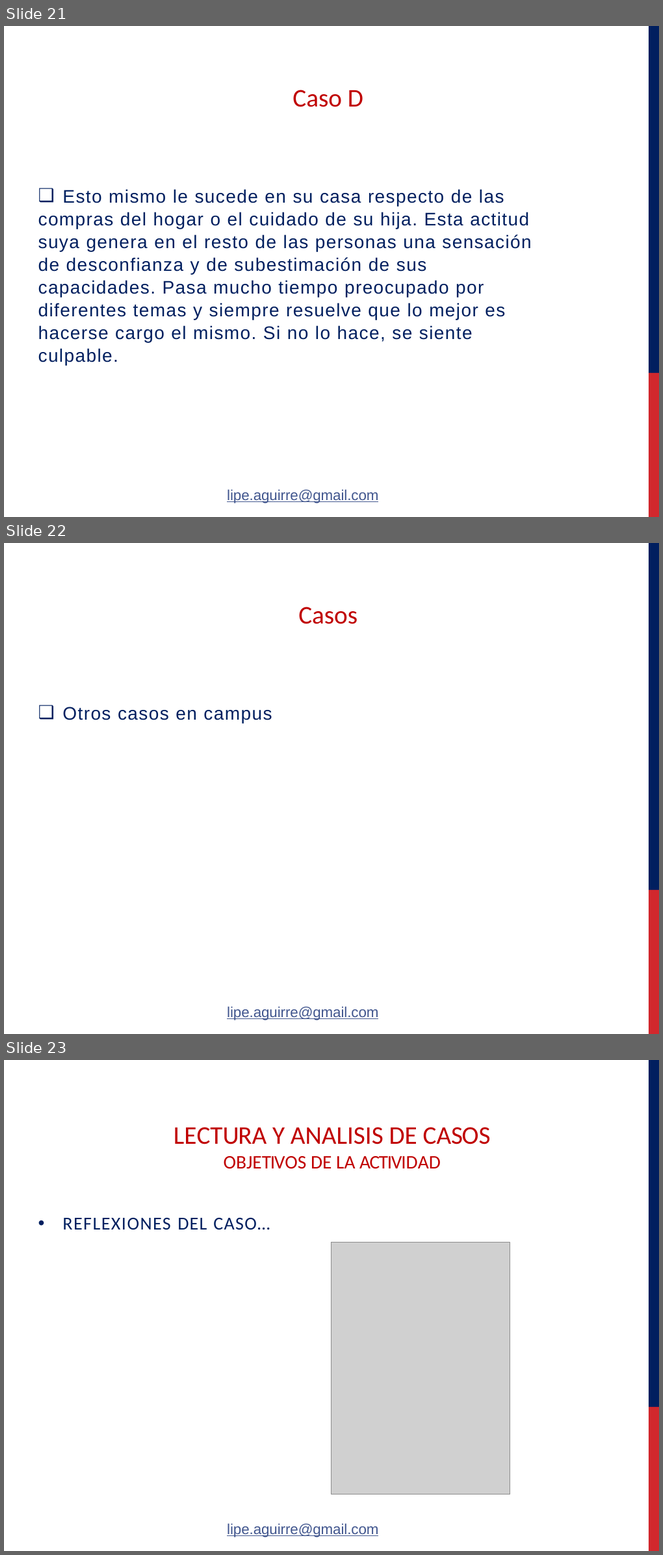
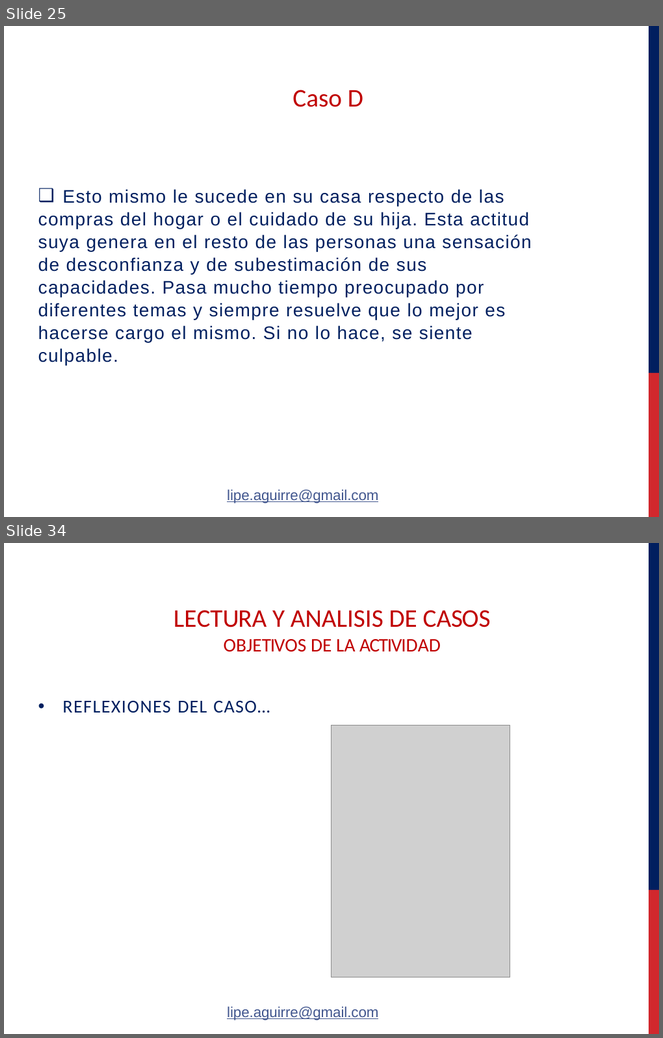
Before and after one commit to felipeaguirre66/FavaloroPerso, a slide deck: Clase 1/Powers/Aguirre - Psicologia de la Personalidad clase Practico 1° 16PF - Lectura de casos - Lic Sanchez Sanda.pptx. Shown one above the other, each under a label of ours: slides 21, 22 and 23 before the commit, slides 25 and 34 after it; the slides between them are not shown. The pictures are 663x1555 and 663x1038 pixels, drawn with LibreOffice and Linux fonts; fonts in the diff are those of the drawing; grey boxes stand for pictures; background and template pictures are left out. Boxes give left, top, right and bottom in pixels: in the first picture for what was removed or moved away, otherwise in the second. Text is boxed around its words. In the diff, an @@ line names an element or a change of style, - is before the commit and + after.

```diff
--- a/Clase 1/Powers/Aguirre - Psicologia de la Personalidad clase Practico 1° 16PF - Lectura de casos - Lic Sanchez Sanda.pptx
+++ b/Clase 1/Powers/Aguirre - Psicologia de la Personalidad clase Practico 1° 16PF - Lectura de casos - Lic Sanchez Sanda.pptx
@@ slide 22 removed at box(4, 543, 659, 1034), background #FFFFFF; not listed: 2 template elements that a slide beside it also shows @@
@@ title removed at box(298, 607, 358, 624) @@
-Casos
@@ text removed at box(62, 707, 272, 723) @@
-❑ Otros casos en campus
@@ text removed at box(227, 1006, 378, 1021) @@
-lipe.aguirre@gmail.com
@@ what was slide 21 is now slide 25 @@
@@ what was slide 23 is now slide 34 @@
```
Also in this commit, not shown: 11 slides added, 1 other file.
